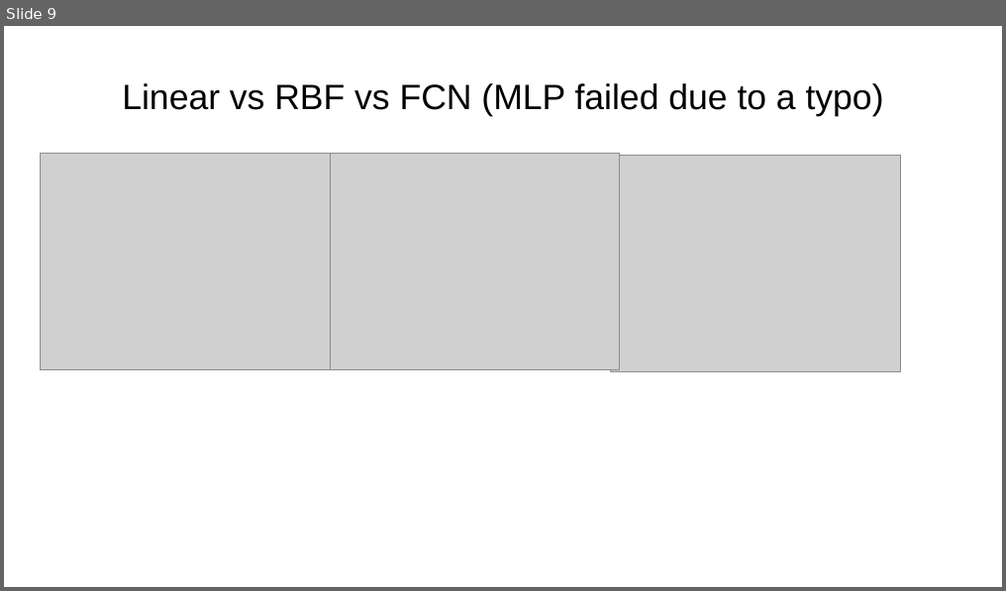
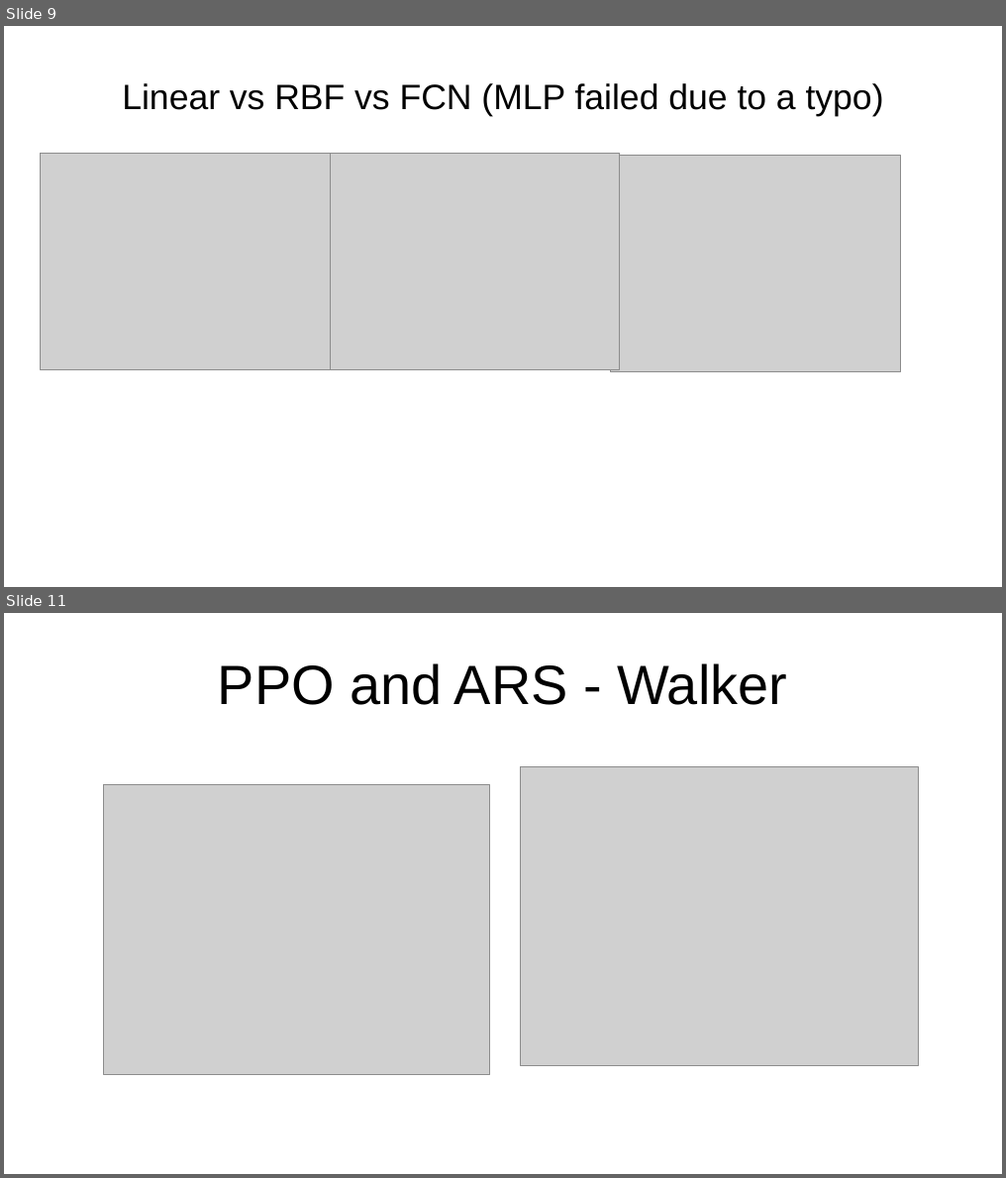
Before and after one commit to sgillen/seagul, a slide deck: seagul/rllib/rllib_with_rbf/Temporary_Results.odp. Shown one above the other, each under a label of ours: slide 9 before the commit, slides 9 and 11 after it; the slides between them are not shown. The pictures are 1006x591 and 1006x1178 pixels, drawn with LibreOffice and Linux fonts; fonts in the diff are those of the drawing; grey boxes stand for pictures. Boxes give left, top, right and bottom in pixels: in the first picture for what was removed or moved away, otherwise in the second. Text is boxed around its words. In the diff, an @@ line names an element or a change of style, - is before the commit and + after.

```diff
--- a/seagul/rllib/rllib_with_rbf/Temporary_Results.odp
+++ b/seagul/rllib/rllib_with_rbf/Temporary_Results.odp
@@ slide 11 added at box(4, 613, 1002, 1174), background #FFFFFF @@
@@ title added at box(218, 663, 787, 705), 44 pt, text #000000 @@
+PPO and ARS - Walker
@@ picture added at box(104, 785, 490, 1074) @@
@@ picture added at box(520, 766, 919, 1065) @@
```
Also in this commit, not shown: 2 other slides added, 6 other files.
